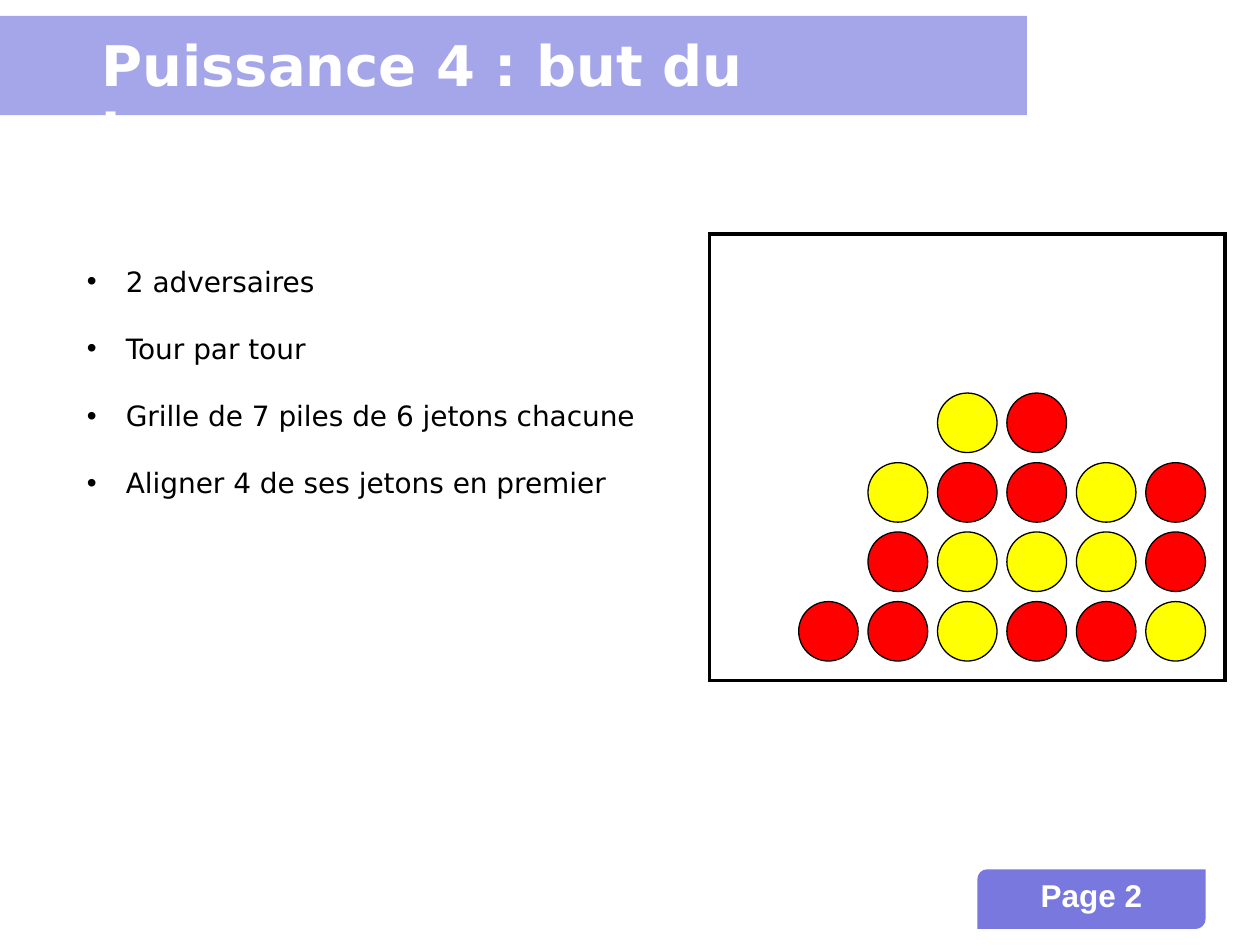
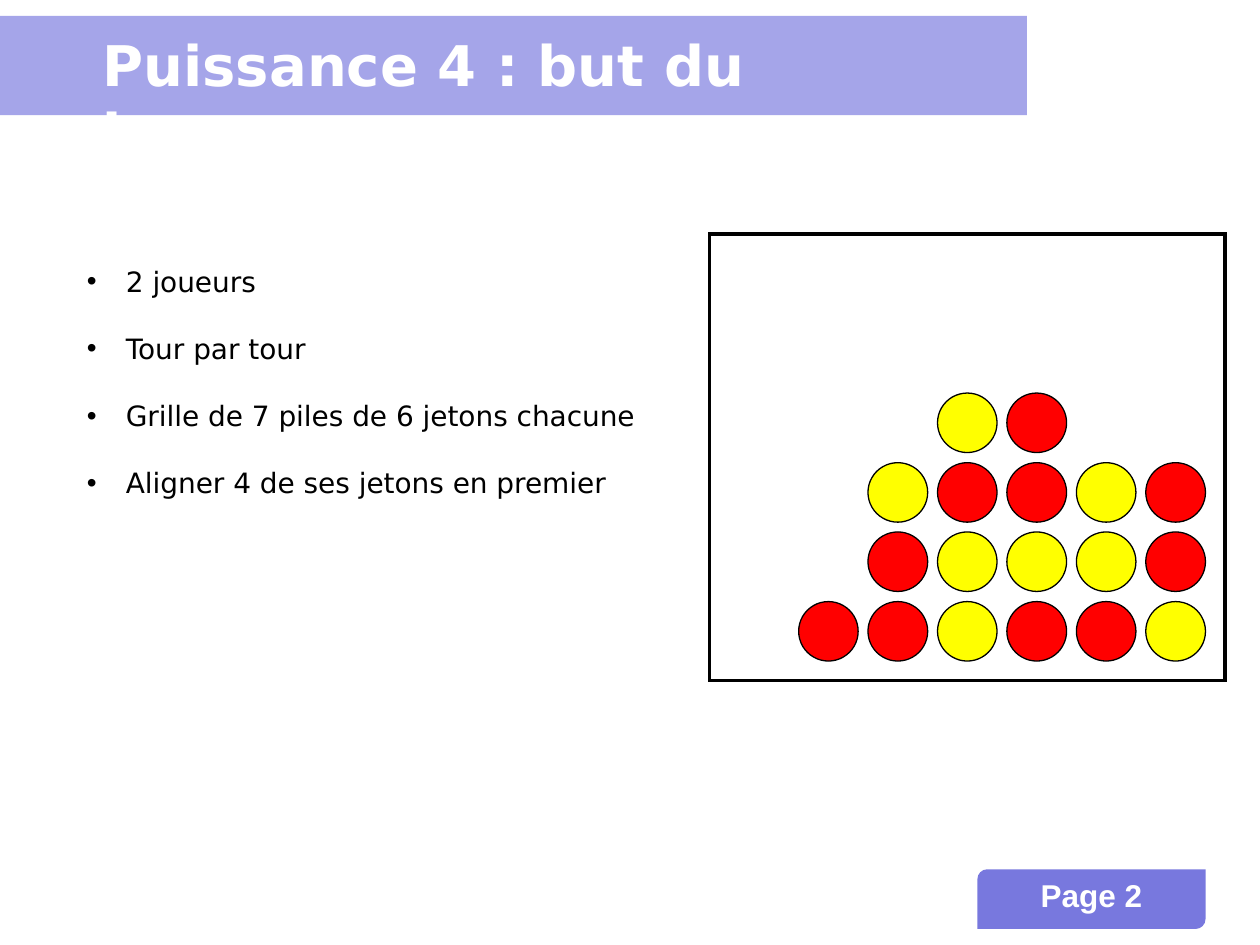
Before and after one commit to INSA-4IF-H4404-2013-2014/Connect-Four, a slide deck: slide 2 of presentation.ppt. Drawn at 1260x945 pixels with LibreOffice and Linux fonts; fonts in the diff are those of the drawing; background and template pictures are left out. Boxes give left, top, right and bottom in pixels: in the first picture for what was removed or moved away, otherwise in the second. Text is boxed around its words. In the diff, an @@ line names an element or a change of style, - is before the commit and + after.

Commit message:
Refactors and corrects spelling mistakes in the PPT.

```diff
--- a/presentation.ppt
+++ b/presentation.ppt
@@ text at [103, 43, 744, 115]: text changed @@
-Puissance 4 : but du jeux
+Puissance 4 : but du jeu
@@ text at [126, 270, 256, 298]: text changed @@
-• 2 adversaires
+• 2 joueurs
```
Also in this commit, not shown: 8 other slides changed, 2 slides added, 4 slides removed.
